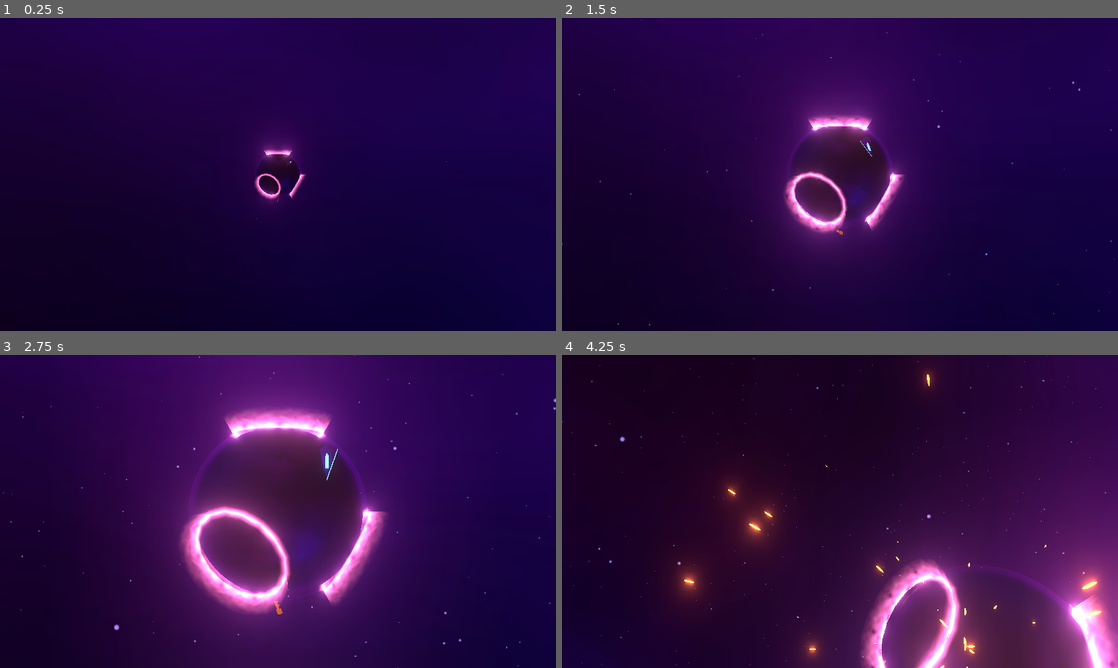
Above: before the commit, frames 1-4 (two rows, left to right).
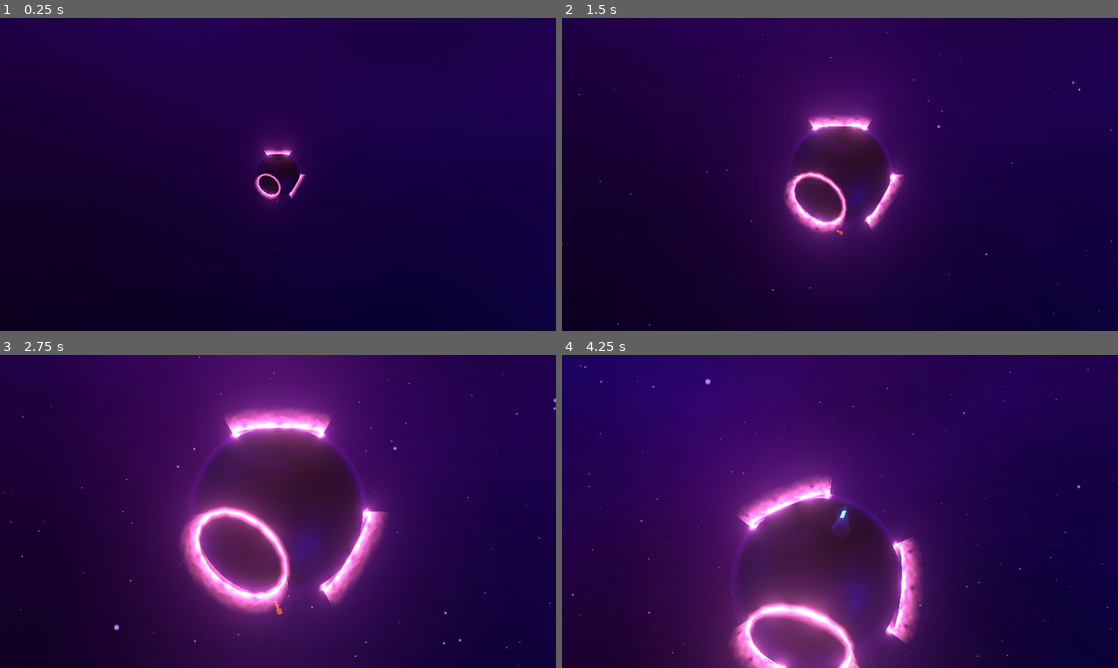
Above: after the commit, the same moments.

Repository: kevinlights/back-into-the-cave
Game: Godot game, scene res://scenes/Game.tscn
Same seed, same stepped clock (60 frames per second), same inputs: the game is played once before the commit and once after it.
Inputs:
- Up to frame 1 (0.25 s): no input
- Up to frame 2 (1.5 s): hold Right (ui_right) 0.53-1.28 s; hold Left (ui_left) from 1.28 s (still down)
- Up to frame 3 (2.75 s): release Left (ui_left) at 2.03 s; hold Right (ui_right) from 2.03 s (still down)
- Up to frame 4 (4.25 s): release Right (ui_right) at 2.78 s; hold Up (ui_up) 2.78-3.53 s; hold Left (ui_left) from 3.53 s (still down)

The runs differ from the first frame. In frame 1, less than 0.1% of the frame differs, in the area x 51-53%, y 45-48%; in frame 2, less than 0.1%; in frame 3, 0.2%; in frame 4, 83%, in the area x 0-100%, y 0-100%.

Commit message:
Implement respawning

Diff:
--- /dev/null
+++ b/game/objects/Level.gd
@@ -0,0 +1,3 @@
+extends Spatial
+
+onready var spawn_point : Spatial = $SpawnPoint
--- a/game/objects/OrbShip.gd
+++ b/game/objects/OrbShip.gd
@@ -6,6 +6,7 @@
 
 onready var mesh : MeshInstance = $Mesh
 onready var thruster : Spatial = $Mesh/Thruster
+onready var camera : Camera = $Camera
 
 signal destroyed
 
@@ -19,5 +20,5 @@
 	var explosion : Spatial = _Explosion.instance()
 	explosion.global_transform = self.global_transform
 	get_tree().root.add_child(explosion)
-	hide()
 	emit_signal("destroyed")
+	queue_free()
--- a/game/objects/OrbShip.tscn
+++ b/game/objects/OrbShip.tscn
@@ -69,3 +69,6 @@
 
 [node name="CollisionShape" type="CollisionShape" parent="."]
 shape = SubResource( 3 )
+
+[node name="Camera" type="Camera" parent="."]
+transform = Transform( -1, 5.61943e-08, -6.69697e-08, 0, 0.766045, 0.642788, 8.74228e-08, 0.642788, -0.766044, 0, 1.5, -1 )
--- a/game/objects/ShipArm.gd
+++ b/game/objects/ShipArm.gd
@@ -6,31 +6,32 @@
 const THRUST_MAX : float = 1.5
 const THRUST_DECR : float = 2.0
 
-onready var ship : Spatial = $Ship
+var ship : Spatial
 
 var forwards_thrust : float = 0.0
 var turn_speed : float = 0.0
 
-func _on_Ship_destroyed() -> void:
+func stop() -> void:
 	forwards_thrust = 0.0
 	turn_speed = 0.0
 
 func _physics_process(delta : float) -> void:
-	if Input.is_action_pressed("ui_left"):
-		turn_speed -= ROTATE_INCR * delta
-	elif Input.is_action_pressed("ui_right"):
-		turn_speed += ROTATE_INCR * delta
-	else:
-		turn_speed = move_toward(turn_speed, 0.0, ROTATE_INCR * delta)
-	turn_speed = clamp(turn_speed, -ROTATE_MAX, ROTATE_MAX)
-	ship.rotate_x(turn_speed * delta)
+	if is_instance_valid(ship):
+		if Input.is_action_pressed("ui_left"):
+			turn_speed -= ROTATE_INCR * delta
+		elif Input.is_action_pressed("ui_right"):
+			turn_speed += ROTATE_INCR * delta
+		else:
+			turn_speed = move_toward(turn_speed, 0.0, ROTATE_INCR * delta)
+		turn_speed = clamp(turn_speed, -ROTATE_MAX, ROTATE_MAX)
+		ship.rotate_x(turn_speed * delta)
 
-	ship.set_tilt(turn_speed * 15.0)
+		ship.set_tilt(turn_speed * 15.0)
 
-	if Input.is_action_pressed("ui_up"):
-		forwards_thrust += THRUST_INCR * delta
-	else:
-		forwards_thrust -= THRUST_DECR * delta
-	forwards_thrust = clamp(forwards_thrust, 0.0, THRUST_MAX)
-	global_transform = global_transform.rotated(ship.global_transform.basis.x.normalized(), forwards_thrust * delta)
-	ship.set_thrust_scale(pow(forwards_thrust / THRUST_MAX, 2.0))
+		if Input.is_action_pressed("ui_up"):
+			forwards_thrust += THRUST_INCR * delta
+		else:
+			forwards_thrust -= THRUST_DECR * delta
+		forwards_thrust = clamp(forwards_thrust, 0.0, THRUST_MAX)
+		global_transform = global_transform.rotated(ship.global_transform.basis.x.normalized(), forwards_thrust * delta)
+		ship.set_thrust_scale(pow(forwards_thrust / THRUST_MAX, 2.0))
--- a/game/scenes/Game.gd
+++ b/game/scenes/Game.gd
@@ -1,4 +1,6 @@
 extends Spatial
+
+const _OrbShip : PackedScene = preload("res://objects/OrbShip.tscn")
 
 const CAMERA_MOVE_SPEED : float = 3.0
 
@@ -6,20 +8,39 @@
 onready var camera : Camera = $CameraArm/Camera
 onready var cave_scene : Node2D = $Viewport/CaveScene
 onready var ship_arm : Spatial = $ShipArm
-onready var ship_camera : Spatial = $ShipArm/Ship/Camera
+onready var timer_respawn_orb_ship : Timer = $Timer_RespawnOrbShip
 
 enum State {INTRO, SHIP_SCENE, CAVE_SCENE}
 
 var current_state : int = State.INTRO
+var ship : Spatial
+onready var level : Spatial = $Level1
+
+func spawn_orb_ship() -> void:
+	ship_arm.rotation = level.spawn_point.rotation
+	ship = _OrbShip.instance()
+	ship_arm.add_child(ship)
+	ship.translation.x = -1.1
+	ship.rotation_degrees.z = 90.0
+	ship_arm.ship = ship
+	ship.connect("destroyed", self, "_on_orb_ship_destroyed")
+
+func _on_orb_ship_destroyed() -> void:
+	ship_arm.stop()
+	timer_respawn_orb_ship.start()
 
 func _on_AnimationPlayer_animation_finished(anim_name : String) -> void:
 	if anim_name == "intro":
 		current_state = State.SHIP_SCENE
+		spawn_orb_ship()
+
+func _on_Timer_RespawnOrbShip_timeout() -> void:
+	spawn_orb_ship()
 
 func _physics_process(delta : float) -> void:
-	if current_state == State.SHIP_SCENE:
-		camera.global_transform = camera.global_transform.interpolate_with(ship_camera.global_transform, CAMERA_MOVE_SPEED * delta)
-		camera.fov = lerp(camera.fov, ship_camera.fov, CAMERA_MOVE_SPEED * delta)
+	if current_state == State.SHIP_SCENE and is_instance_valid(ship):
+		camera.global_transform = camera.global_transform.interpolate_with(ship.camera.global_transform, CAMERA_MOVE_SPEED * delta)
+		camera.fov = lerp(camera.fov, ship.camera.fov, CAMERA_MOVE_SPEED * delta)
 	elif current_state == State.CAVE_SCENE:
 		camera_arm.rotation.x = lerp_angle(camera_arm.rotation.x, 0.0, CAMERA_MOVE_SPEED * delta)
 		camera_arm.rotation.z = lerp_angle(camera_arm.rotation.z, 0.0, CAMERA_MOVE_SPEED * delta)
--- a/game/scenes/Game.tscn
+++ b/game/scenes/Game.tscn
@@ -7,7 +7,7 @@
 [ext_resource path="res://textures/logo.png" type="Texture" id=5]
 [ext_resource path="res://textures/jg.png" type="Texture" id=6]
 [ext_resource path="res://objects/CaveScene.tscn" type="PackedScene" id=7]
-[ext_resource path="res://objects/OrbShip.tscn" type="PackedScene" id=8]
+[ext_resource path="res://objects/Level.gd" type="Script" id=8]
 [ext_resource path="res://objects/ShipArm.gd" type="Script" id=9]
 [ext_resource path="res://objects/Key.tscn" type="PackedScene" id=10]
 
@@ -156,30 +156,31 @@
 transform = Transform( 0.999999, -0.00100186, 0.000111644, 0.00100177, 0.999999, 0.000779235, -0.000112446, -0.00077912, 1, 0, 0, 0 )
 script = ExtResource( 4 )
 
-[node name="FireRing1" parent="." instance=ExtResource( 3 )]
-transform = Transform( 1, 0, 0, 0, 0.866025, -0.5, 0, 0.5, 0.866025, 0.000641823, -0.00718939, 0.00962883 )
-
-[node name="FireRing2" parent="." instance=ExtResource( 3 )]
-transform = Transform( -0.5, -0.433013, -0.7575, 0, 0.866025, -0.505, 0.866025, -0.25, -0.437343, 0, 0, 0 )
-
-[node name="FireRing3" parent="." instance=ExtResource( 3 )]
-transform = Transform( -0.5, 0.433013, 0.7575, 0, 0.866025, -0.505, -0.866026, -0.25, -0.437343, 0, 0, 0 )
-
-[node name="FireRing4" parent="." instance=ExtResource( 3 )]
-transform = Transform( 1, 0, -2.4869e-12, -5.15072e-11, -4.3714e-08, 1.01, -1.45519e-11, -1, -4.42378e-08, 0, 0, 0 )
-
-[node name="Key" parent="." instance=ExtResource( 10 )]
-transform = Transform( 1, -7.03437e-12, -2.04727e-21, 7.03437e-12, 1, 0, 2.04727e-21, -1.44013e-32, 1, 0, -1.1, 0 )
+[node name="Level1" type="Spatial" parent="."]
+transform = Transform( 1, 4.79474e-11, 0, -5.15072e-11, 1, 0, -1.45519e-11, -1.16415e-10, 1, 0, 0, 0 )
+script = ExtResource( 8 )
+
+[node name="FireRing1" parent="Level1" instance=ExtResource( 3 )]
+transform = Transform( 1, 1.16415e-10, -5.82077e-11, -5.15072e-11, 0.866025, -0.5, 7.27596e-12, 0.5, 0.866025, 0.000641823, -0.00718939, 0.00962883 )
+
+[node name="FireRing2" parent="Level1" instance=ExtResource( 3 )]
+transform = Transform( -0.5, -0.433013, -0.7575, 5.82077e-11, 0.866025, -0.505, 0.866025, -0.25, -0.437343, 0, 0, 0 )
+
+[node name="FireRing3" parent="Level1" instance=ExtResource( 3 )]
+transform = Transform( -0.5, 0.433013, 0.7575, 5.82077e-11, 0.866025, -0.505, -0.866026, -0.25, -0.437343, 0, 0, 0 )
+
+[node name="FireRing4" parent="Level1" instance=ExtResource( 3 )]
+transform = Transform( 1, 7.27596e-12, -2.47269e-12, -5.15001e-11, -4.36557e-08, 1.01, -7.27596e-12, -1, -4.41796e-08, 0, 0, 0 )
+
+[node name="Key" parent="Level1" instance=ExtResource( 10 )]
+transform = Transform( 1, 4.79545e-11, -7.27596e-12, -5.15072e-11, 1, -5.82077e-11, 7.27596e-12, 5.82077e-11, 1, -1.9245e-10, -1.1, -1.74623e-10 )
+
+[node name="SpawnPoint" type="Spatial" parent="Level1"]
+transform = Transform( 0.789149, 0.0473672, 0.612372, -0.433013, 0.75, 0.5, -0.435596, -0.65974, 0.612372, 0, 0, 0 )
 
 [node name="ShipArm" type="Spatial" parent="."]
 transform = Transform( 0.789149, 0.0473672, 0.612373, -0.433013, 0.75, 0.5, -0.435596, -0.65974, 0.612373, 0, 0, 0 )
 script = ExtResource( 9 )
-
-[node name="Ship" parent="ShipArm" instance=ExtResource( 8 )]
-transform = Transform( -4.37114e-08, -1, 3.63798e-11, 1, -4.37114e-08, 4.36557e-10, -4.36557e-10, 3.63798e-11, 1, -1.1, 4.87397e-10, -2.91038e-11 )
-
-[node name="Camera" type="Camera" parent="ShipArm/Ship"]
-transform = Transform( -1, 5.61943e-08, -6.69697e-08, 0, 0.766045, 0.642788, 8.74228e-08, 0.642788, -0.766044, 0, 1.5, -1 )
 
 [node name="Orb" type="MeshInstance" parent="."]
 mesh = SubResource( 1 )
@@ -252,5 +253,9 @@
 
 [node name="CaveScene" parent="Viewport" instance=ExtResource( 7 )]
 
-[connection signal="destroyed" from="ShipArm/Ship" to="ShipArm" method="_on_Ship_destroyed"]
+[node name="Timer_RespawnOrbShip" type="Timer" parent="."]
+wait_time = 2.0
+one_shot = true
+
 [connection signal="animation_finished" from="AnimationPlayer" to="." method="_on_AnimationPlayer_animation_finished"]
+[connection signal="timeout" from="Timer_RespawnOrbShip" to="." method="_on_Timer_RespawnOrbShip_timeout"]
